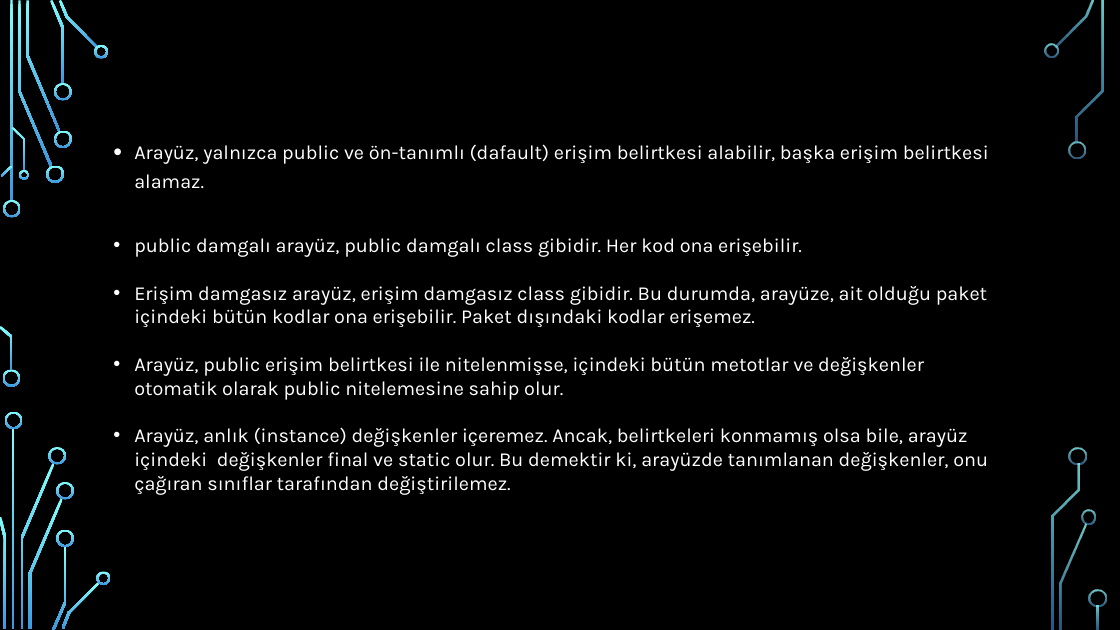
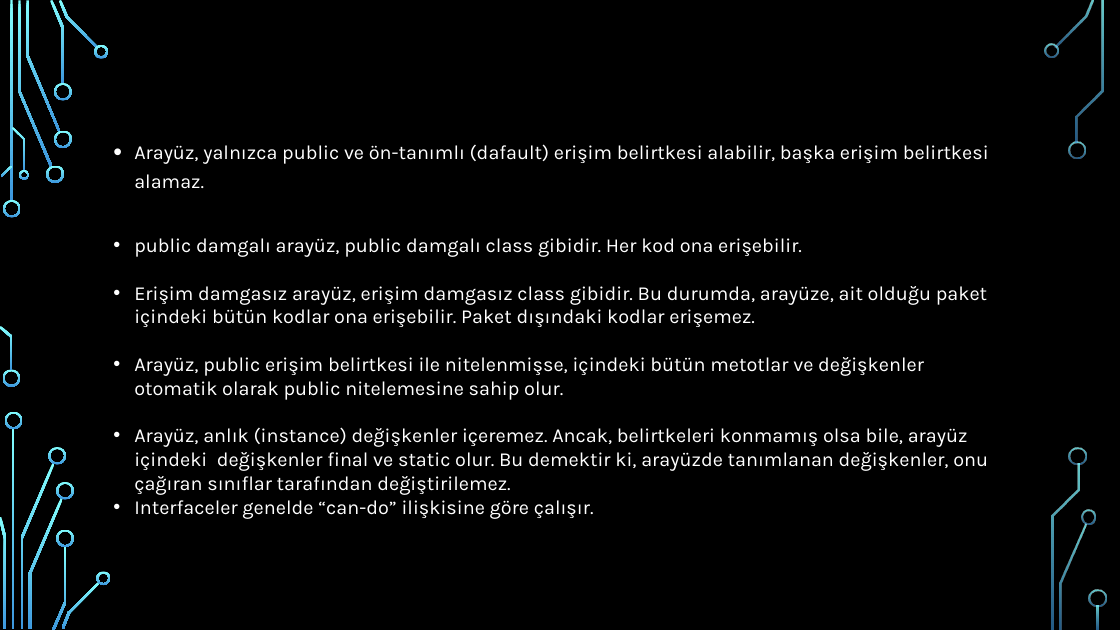
Before and after one commit to burakduman-bilgeadam/sunum, a slide deck: slide 56 of OOPPart2.pptx. Drawn at 1120x630 pixels with LibreOffice and Linux fonts; fonts in the diff are those of the drawing; background and template pictures are left out. Boxes give left, top, right and bottom in pixels: in the first picture for what was removed or moved away, otherwise in the second. Text is boxed around its words. In the diff, an @@ line names an element or a change of style, - is before the commit and + after.

```diff
--- a/OOPPart2.pptx
+++ b/OOPPart2.pptx
@@ text at [134,500,594,519]: paragraph added @@
+• Interfaceler genelde “can-do” ilişkisine göre çalışır.
```
Also in this commit, not shown: 3 other slides changed, 26 slides added, 5 other files.
